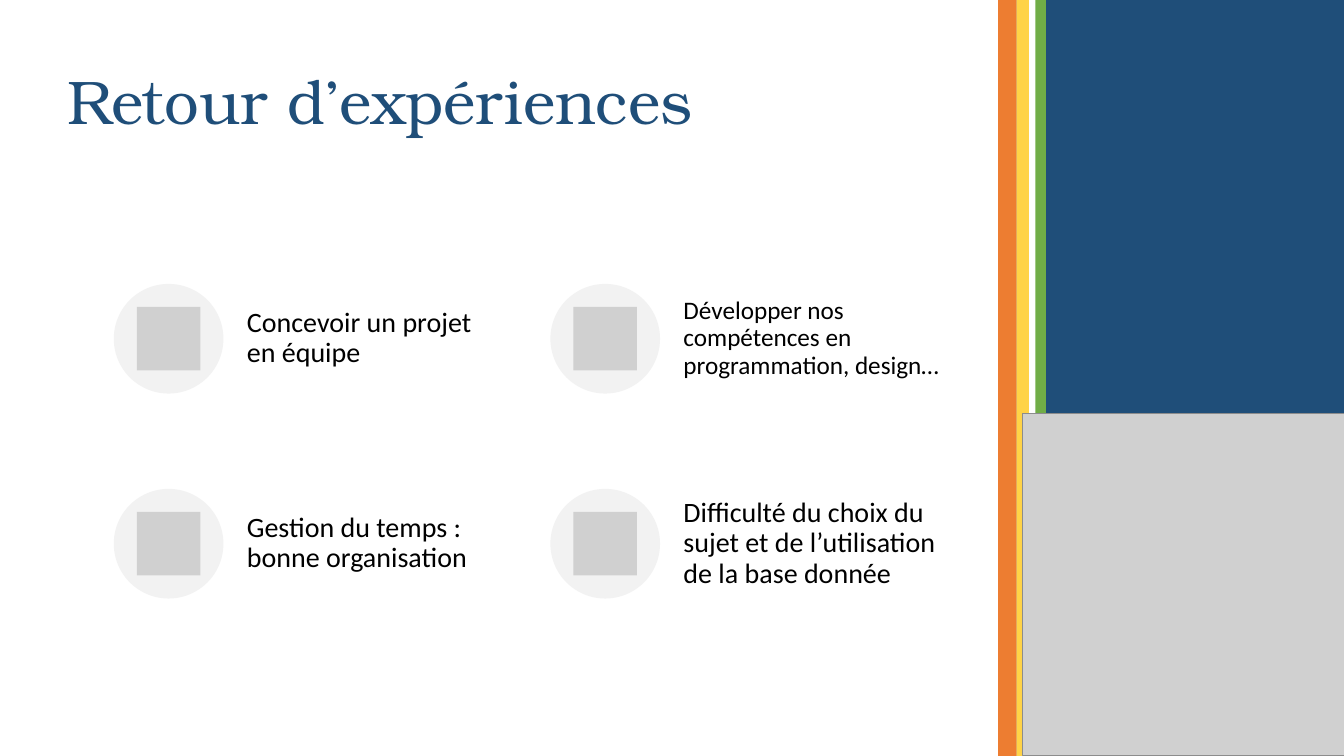
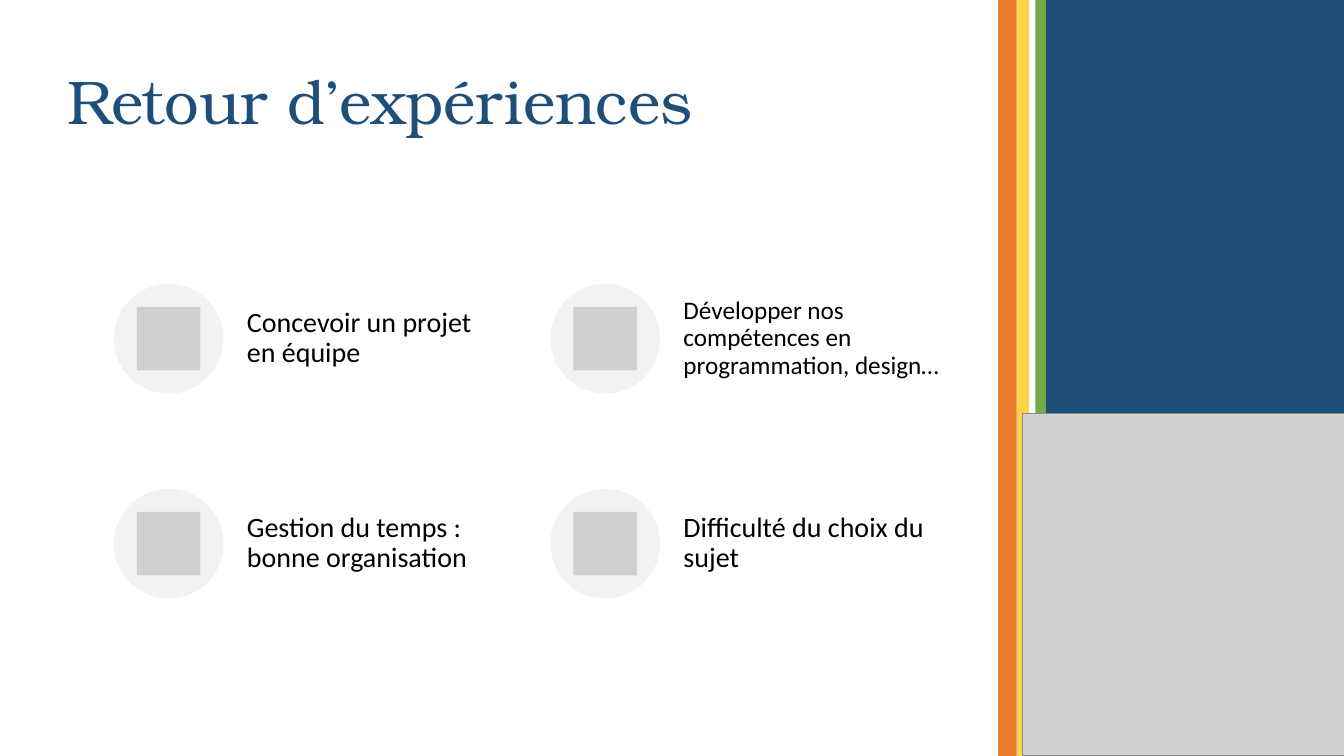
Before and after one commit to panda1936/PJT, a slide deck: slide 7 of Rendu/SchoolBoard.pptx. Drawn at 1344x756 pixels with LibreOffice and Linux fonts; fonts in the diff are those of the drawing; grey boxes stand for pictures. Boxes give left, top, right and bottom in pixels: in the first picture for what was removed or moved away, otherwise in the second. Text is boxed around its words. In the diff, an @@ line names an element or a change of style, - is before the commit and + after.

```diff
--- a/Rendu/SchoolBoard.pptx
+++ b/Rendu/SchoolBoard.pptx
@@ text at [683,517,923,572]: text changed @@
-Difficulté du choix du sujet et de l’utilisation de la base donnée
+Difficulté du choix du sujet
```
Also in this commit, not shown: 2 other slides changed.
